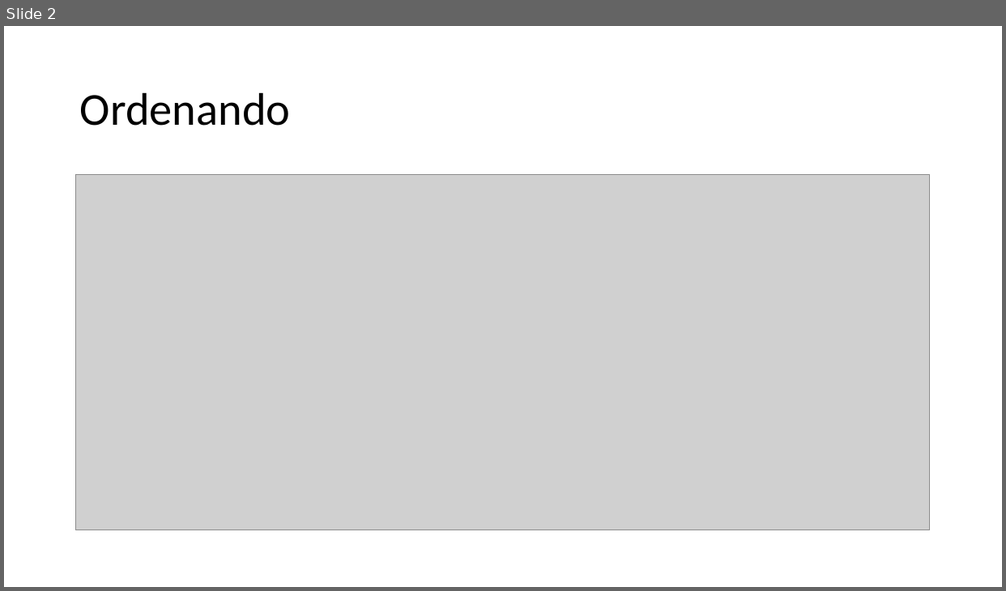
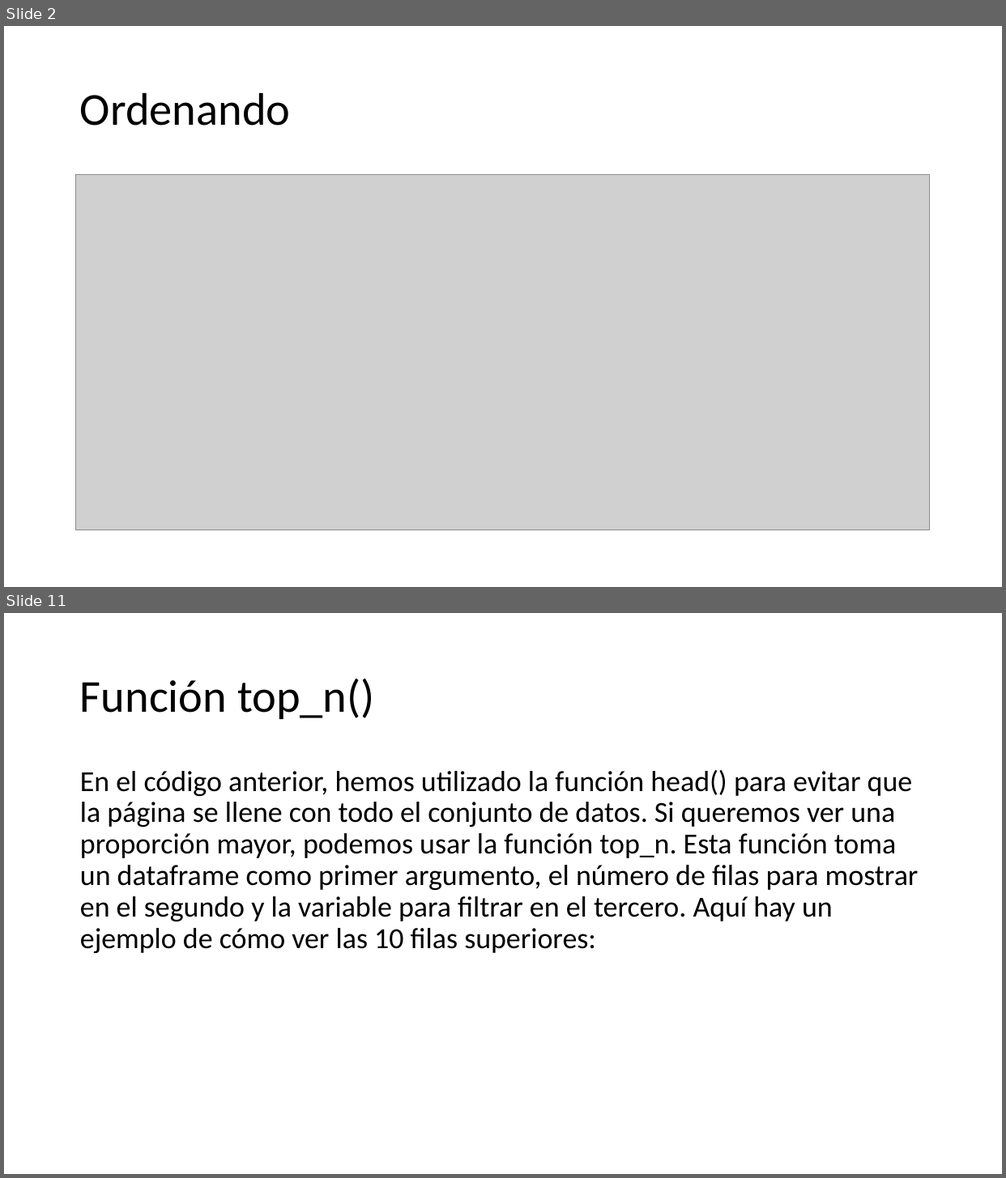
Before and after one commit to wparedesgt/RBasico, a slide deck: presentaciones/S03-New/18_Ordenando.pptx. Shown one above the other, each under a label of ours: slide 2 before the commit, slides 2 and 11 after it; the slides between them are not shown. The pictures are 1006x591 and 1006x1178 pixels, drawn with LibreOffice and Linux fonts; fonts in the diff are those of the drawing; grey boxes stand for pictures; background and template pictures are left out. Boxes give left, top, right and bottom in pixels: in the first picture for what was removed or moved away, otherwise in the second. Text is boxed around its words. In the diff, an @@ line names an element or a change of style, - is before the commit and + after.

```diff
--- a/presentaciones/S03-New/18_Ordenando.pptx
+++ b/presentaciones/S03-New/18_Ordenando.pptx
@@ slide 11 added at [4,613,1002,1174], background picture (left out) @@
@@ title added at [80,679,375,719], 44 pt, text #000000 @@
+Función top_n()
@@ text added at [80,770,918,953], 28 pt, text #000000 @@
+En el código anterior, hemos utilizado la función head() para evitar que la página se llene con todo el conjunto de datos. Si queremos ver una proporción mayor, podemos usar la función top_n. Esta función toma un dataframe como primer argumento, el número de filas para mostrar en el segundo y la variable para filtrar en el tercero. Aquí hay un ejemplo de cómo ver las 10 filas superiores:
```
Also in this commit, not shown: 9 other slides added, 2 slides removed, 11 other files.
